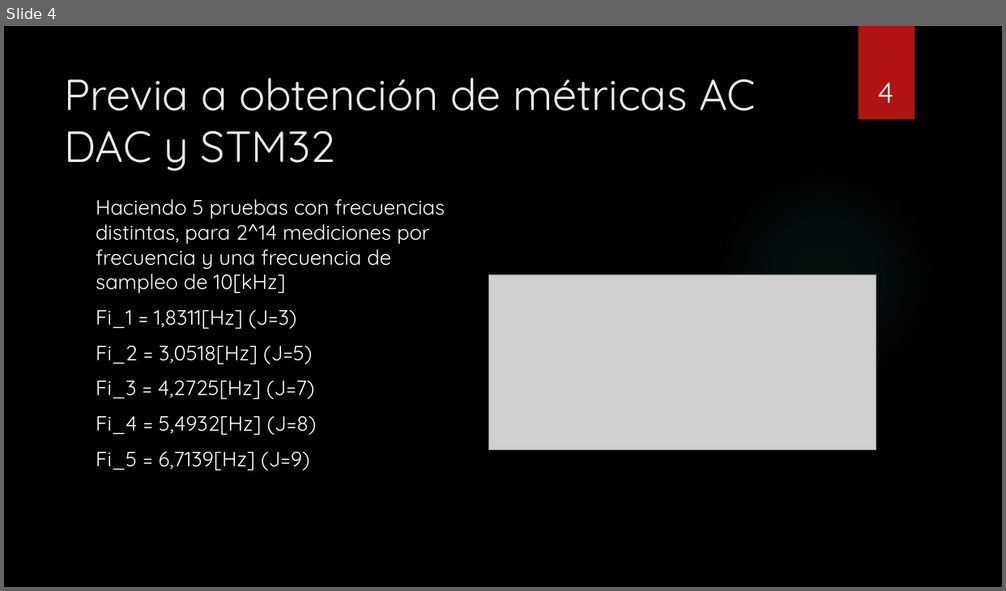
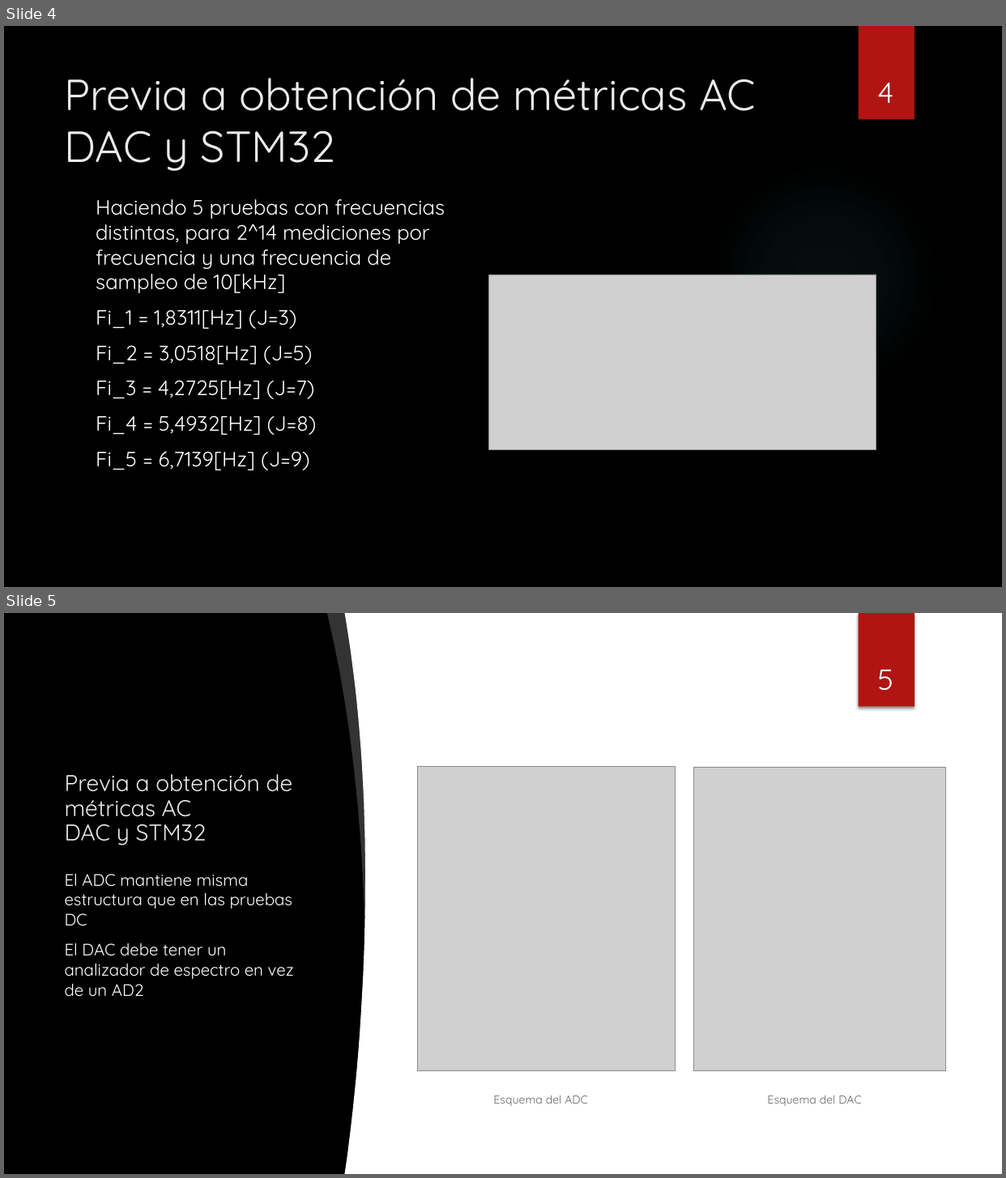
Before and after one commit to papijou2433/IPD_439_Workspaces, a slide deck: Proyecto/Presentaciones/SSanchez_Avance_4.pptx. Shown one above the other, each under a label of ours: slide 4 before the commit, slides 4 and 5 after it. The pictures are 1006x591 and 1006x1178 pixels, drawn with LibreOffice and Linux fonts; fonts in the diff are those of the drawing; grey boxes stand for pictures; background and template pictures are left out. Boxes give left, top, right and bottom in pixels: in the first picture for what was removed or moved away, otherwise in the second. Text is boxed around its words. In the diff, an @@ line names an element or a change of style, - is before the commit and + after.

```diff
--- a/Proyecto/Presentaciones/SSanchez_Avance_4.pptx
+++ b/Proyecto/Presentaciones/SSanchez_Avance_4.pptx
@@ slide 5 added at (4,613,1002,1174), background picture (left out); not listed: 1 template element that a slide beside it also shows @@
@@ freeform shape added at (327,613,373,917), fill #FFFFFF at 20% opacity @@
@@ freeform shape added at (345,613,1002,1174), fill #FFFFFF @@
@@ rectangle added at (859,613,914,707), fill #B01513 @@
@@ page number added at (878,670,894,690), 28 pt, text #FFFFFF @@
+5
@@ title added at (65,774,293,845), 22 pt, text #EBEBEB @@
+Previa a obtención de métricas AC
+DAC y STM32
@@ picture added at (417,766,675,1071) @@
@@ picture added at (694,767,946,1071) @@
@@ text added at (65,874,294,996), 16 pt, text #FFFFFF @@
+El ADC mantiene misma estructura que en las pruebas DC
+El DAC debe tener un analizador de espectro en vez de un AD2
@@ text added at (493,1096,588,1106), 11 pt, text #000000 at 60% opacity @@
+Esquema del ADC
@@ text added at (767,1096,861,1106), 11 pt, text #000000 at 60% opacity @@
+Esquema del DAC
```
Also in this commit, not shown: 2 slides changed, 16 other files.
